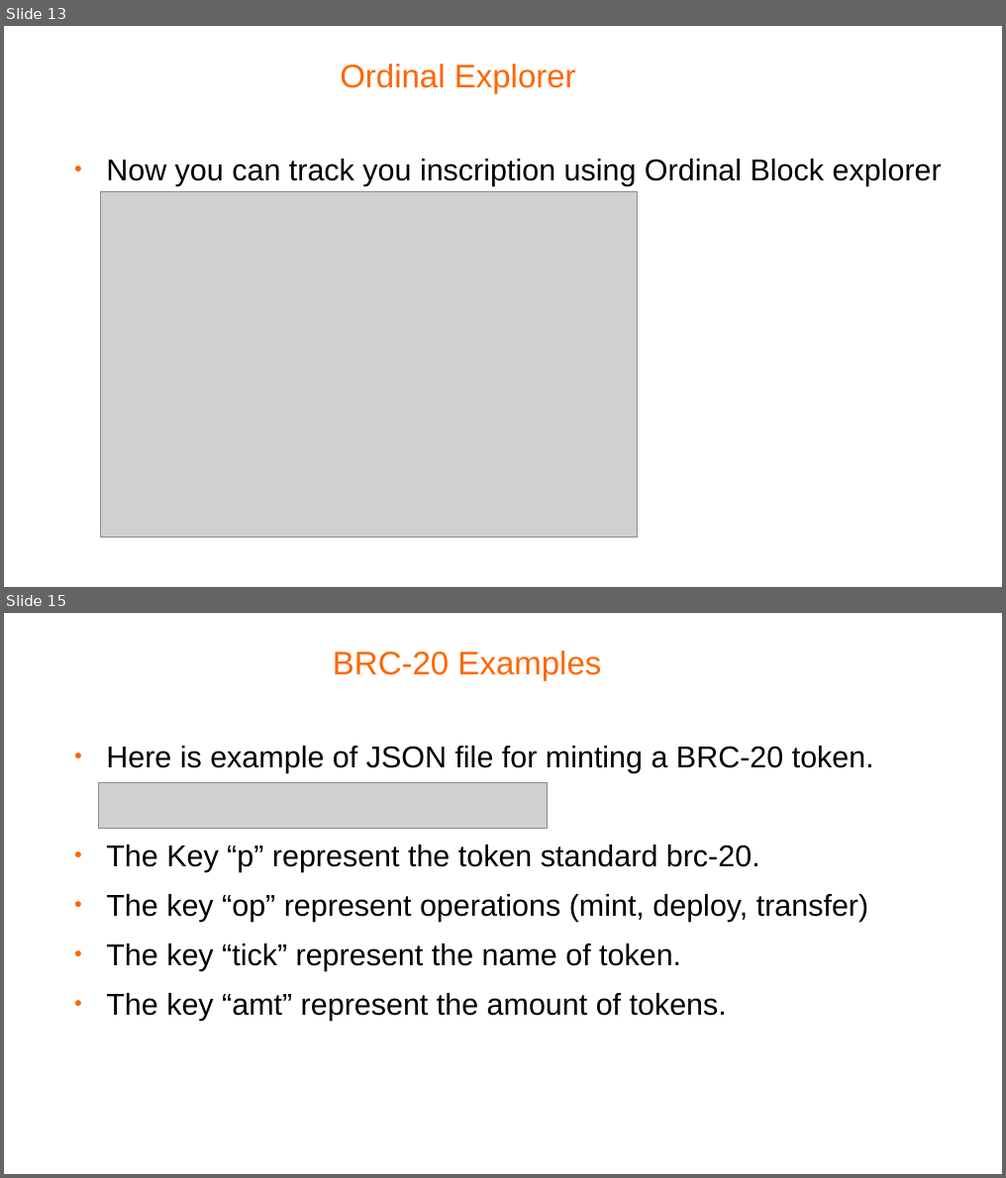
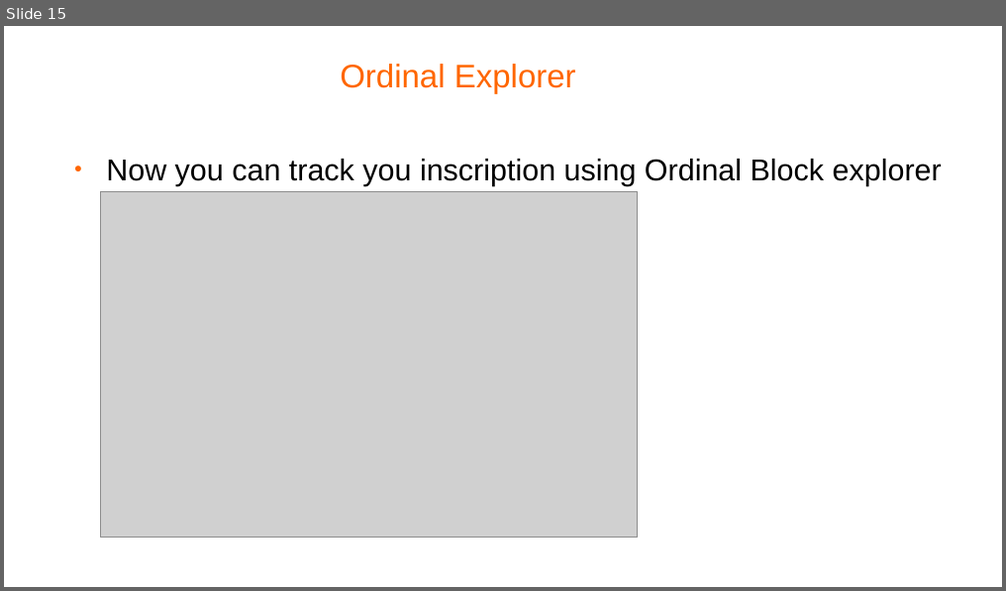
Before and after one commit to ranaahsanansar/BlcokchainTraning, a slide deck: Final Project/BTC NFT Ordinal Protocol.odp. Shown one above the other, each under a label of ours: slides 13 and 15 before the commit, slide 15 after it; the slides between them are not shown. The pictures are 1006x1178 and 1006x591 pixels, drawn with LibreOffice and Linux fonts; fonts in the diff are those of the drawing; grey boxes stand for pictures; background and template pictures are left out. Boxes give left, top, right and bottom in pixels: in the first picture for what was removed or moved away, otherwise in the second. Text is boxed around its words. In the diff, an @@ line names an element or a change of style, - is before the commit and + after.

```diff
--- a/Final Project/BTC NFT Ordinal Protocol.odp
+++ b/Final Project/BTC NFT Ordinal Protocol.odp
@@ slide 15 removed at (x1=4, y1=613, x2=1002, y2=1174), background #FFFFFF @@
@@ title removed at (x1=333, y1=651, x2=601, y2=681) @@
-BRC-20 Examples
@@ text removed at (x1=106, y1=746, x2=874, y2=1021) @@
-● Here is example of JSON file for minting a BRC-20 token.
-● The Key “p” represent the token standard brc-20.
-● The key “op” represent operations (mint, deploy, transfer)
-● The key “tick” represent the name of token.
-● The key “amt” represent the amount of tokens.
@@ picture removed at (x1=98, y1=782, x2=548, y2=829) @@
@@ what was slide 13 is now slide 15 @@
```
Also in this commit, not shown: 2 slides added, 1 other slide removed, 17 other files.
